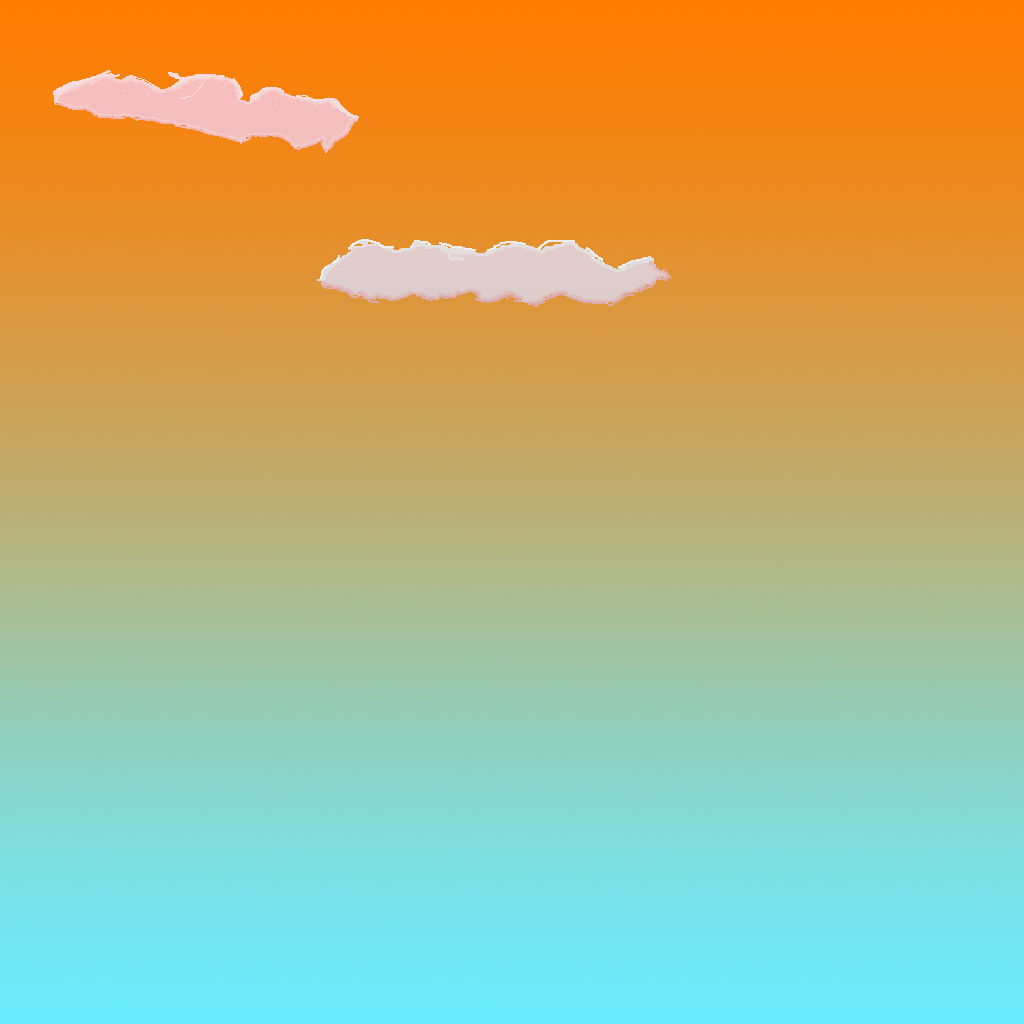
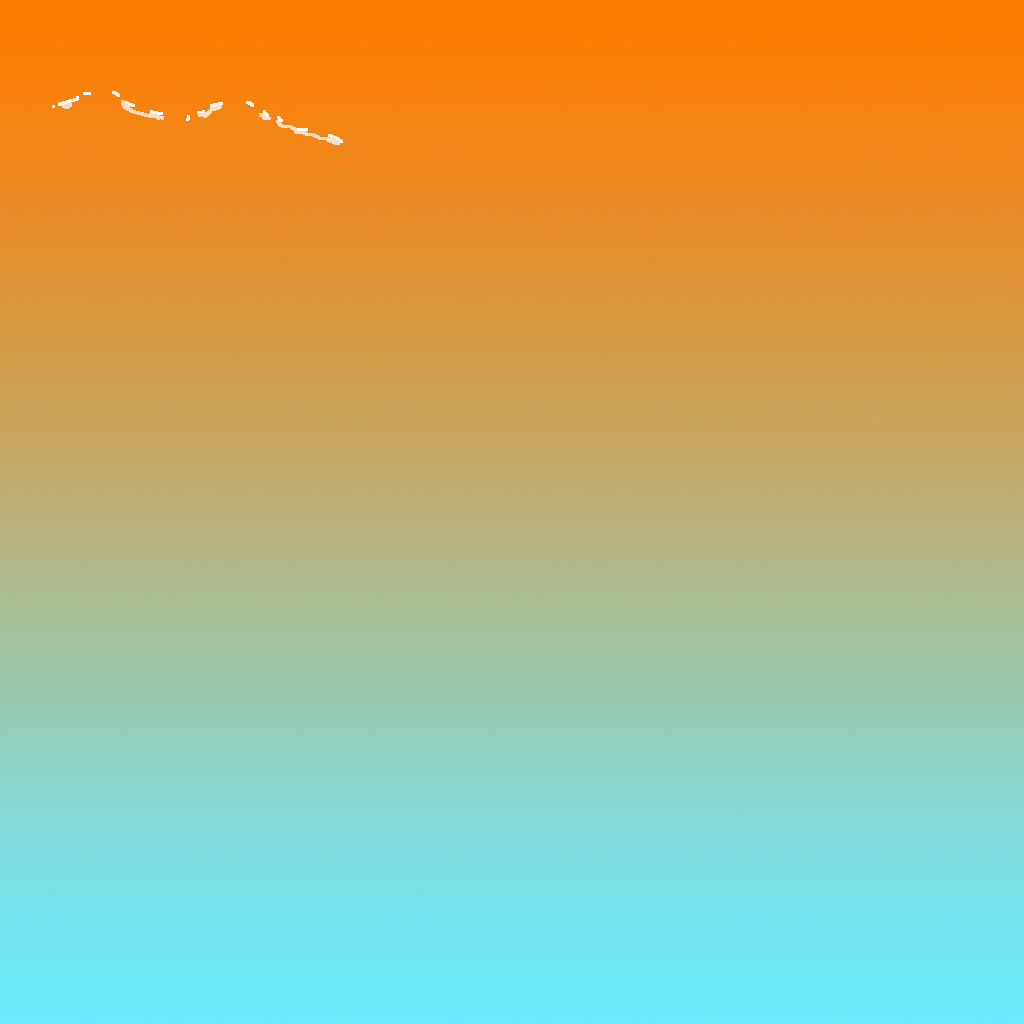
Before/after of a 1024 x 1024 layered artwork. What changed in the layer stack:
removed group "Clouds" (2 layers) over bbox(53, 70, 671, 307)
removed layer "Cloud 2" (was lighten) from group "Clouds" over bbox(317, 239, 671, 307)
renamed "Cloud 1" to "Layer 1", blend lighten → normal, moved it out of group "Clouds", painted on it over bbox(52, 70, 359, 153)
painted on "Rectangle 1" over bbox(52, 70, 671, 307)
